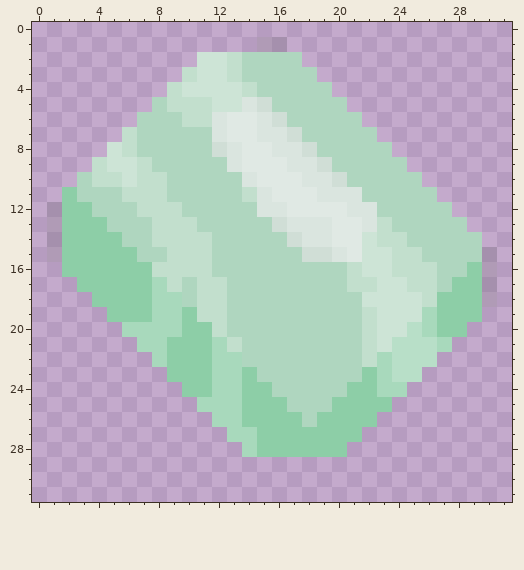
Edited in one commit: pixel-art sprite (sprites/items/aluminium.png). This is how it looked before the edit.
The file is 32x32 pixels. Colours within 5 levels of each other are drawn and written as one.
The same view after the edit:
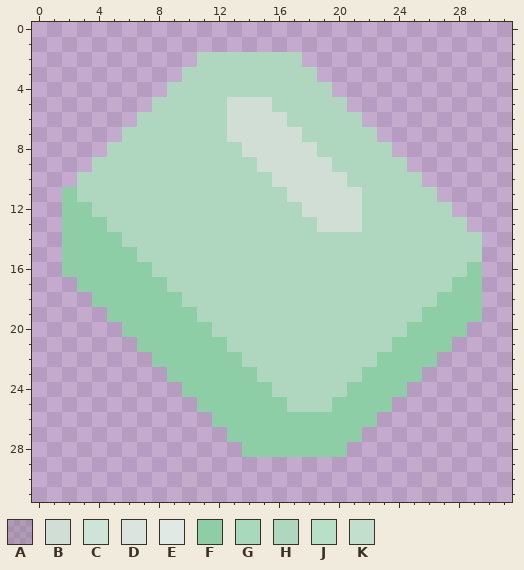
Palette (. is transparent): A #5f5f5f33  B #d0ded6  C #cde4d6  D #dae5df  E #e0e9e4  F #8dcea7  G #a8d9bc  H #afd6bf  J #b8dfc8  K #c2dfcd
Changes in this commit:
Colour C gives way to colour B in row 5 at x 13.
Colour D gives way to colour B in row 5 at x 14; in row 6 at x 15; in row 7 at x 15 to 16; in row 8 at x 16 to 17; in row 9 at x 17 to 18; in row 10 at x 18 to 19.
Colour D gives way to colour B in row 11 at x 19 to 21; in row 12 at x 21; in row 13 at x 19.
Colour E gives way to colour B in rows 6 to 7 at x 13 to 14; in row 8 at x 14 to 15; in row 9 at x 15 to 16; in row 10 at x 16 to 17; in row 11 at x 17 to 18; in row 12 at x 18 to 20.
Colour E gives way to colour B in row 13 at x 20 to 21.
Colour G gives way to colour F in row 17 at x 8; in row 18 at x 8 to 9; in row 19 at x 8 to 9 and 26; in row 20 at x 6 to 9 and 26; in row 21 at x 7 to 8, 12 and 27; in row 22 at x 8, 12 to 13 and 23.
Colour G gives way to colour F in row 23 at x 12 to 13 and 23; in row 24 at x 12 to 13 and 23 to 24; in row 25 at x 11 to 13; in row 26 at x 12 to 13; in row 27 at x 13 to 14; in row 28 at x 14.
Colour H gives way to colour F in row 26 at x 18.
Colour J gives way to colour F in row 20 at x 25; in rows 21 to 22 at x 24 to 26; in row 23 at x 24 to 25.
Colour B gives way to colour H in row 8 at x 12; in row 13 at x 16; in row 14 at x 17; in row 15 at x 18 to 19.
Colour C gives way to colour H in rows 2 to 3 at x 11 to 12; in row 4 at x 10 to 13; in row 5 at x 12; in row 8 at x 5; in row 9 at x 5 to 6; in row 10 at x 6.
Colour C gives way to colour H in row 14 at x 22; in rows 15 to 16 at x 22 to 23; in row 17 at x 23 to 24; in row 18 at x 22 to 25; in row 19 at x 23 to 25; in row 20 at x 23 to 24.
Colour C gives way to colour H in row 21 at x 23.
Colour D gives way to colour H in rows 6 to 7 at x 12; in rows 8 to 9 at x 13; in row 10 at x 14; in row 11 at x 15; in row 12 at x 15 to 16 and 22; in row 13 at x 17 to 18 and 22.
Colour D gives way to colour H in row 14 at x 18 to 19; in row 15 at x 20.
Colour E gives way to colour H in row 9 at x 14; in row 10 at x 15; in row 11 at x 16; in row 12 at x 17; in row 14 at x 20 to 21; in row 15 at x 21.
Colour K gives way to colour H in row 2 at x 13; in row 3 at x 10 and 13; in row 4 at x 9 and 14; in row 5 at x 9 to 11; in row 6 at x 10 to 11; in rows 7 to 8 at x 6.
Colour K gives way to colour H in row 9 at x 4 and 7; in row 10 at x 4 to 5 and 7 to 8; in row 11 at x 6 to 8 and 14; in row 12 at x 7 to 9; in row 13 at x 8 to 10 and 23; in row 14 at x 8 to 11 and 23 to 24.
Colour K gives way to colour H in row 15 at x 9 to 11 and 24 to 25; in row 16 at x 8 to 11, 21 and 24 to 26; in row 17 at x 9, 11 to 12, 21 to 22 and 25 to 26; in row 18 at x 11 to 12 and 26; in row 19 at x 11 to 12 and 22; in row 20 at x 12 and 22.
Colour K gives way to colour H in row 21 at x 13 and 22; in row 22 at x 22.
The author cleared colour A in row 1 at x 15 to 16; in rows 12 to 14 at x 1; in row 15 at x 1 and 30; in rows 16 to 18 at x 30.
Changed places in both pictures, as pixel boxes (x1, y1, x2, y2):
changed: (47, 37, 497, 457)
